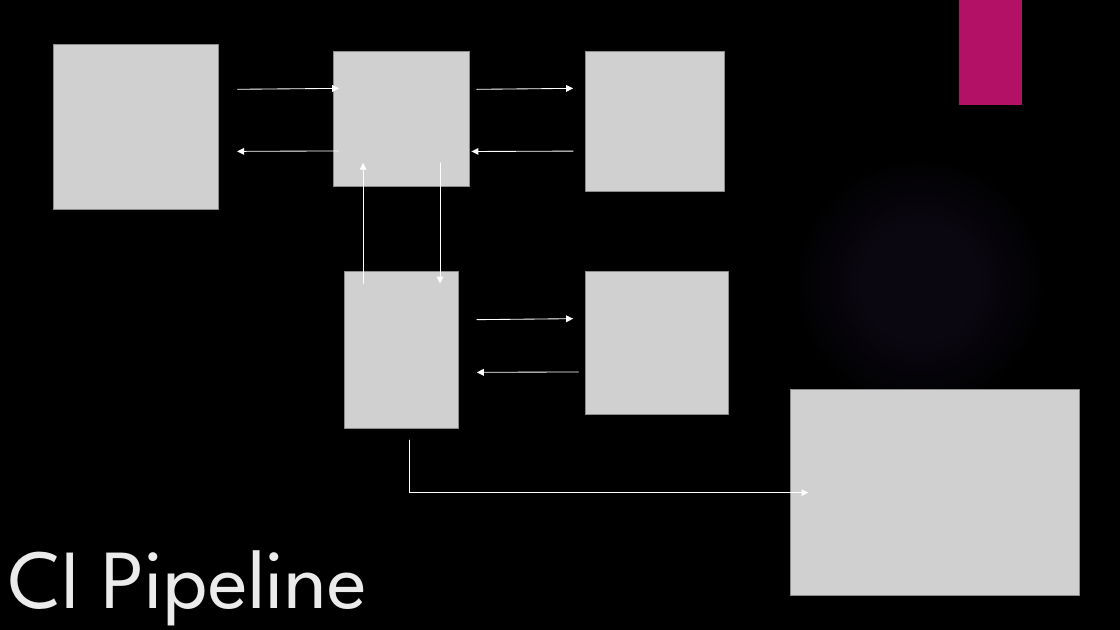
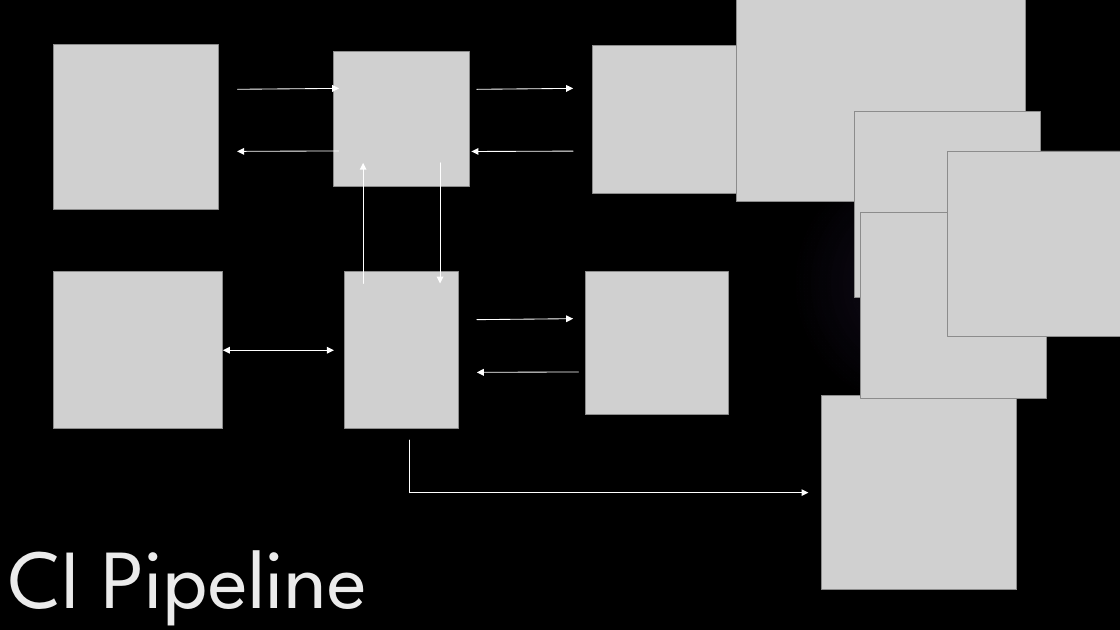
Before and after one commit to TheBartThe/assassinsGuild, a slide deck: slide 4 of Documentation/assassinsGuildPresentation.pptx (slide 3 before the commit). Drawn at 1120x630 pixels with LibreOffice and Linux fonts; fonts in the diff are those of the drawing; grey boxes stand for pictures; background and template pictures are left out. Boxes give left, top, right and bottom in pixels: in the first picture for what was removed or moved away, otherwise in the second. Text is boxed around its words. In the diff, an @@ line names an element or a change of style, - is before the commit and + after.

```diff
--- a/Documentation/assassinsGuildPresentation.pptx
+++ b/Documentation/assassinsGuildPresentation.pptx
@@ picture: place and size @@
-picture at (791,390,1080,596)
+picture at (737,0,1026,202)
@@ picture: place and size @@
-picture at (586,51,725,191)
+picture at (592,45,737,193)
@@ picture added at (854,112,1040,297) @@
@@ picture added at (948,151,1120,337) @@
@@ picture added at (861,213,1047,398) @@
@@ picture added at (54,272,223,429) @@
@@ double arrow added from (223, 350) to (334, 350), #FFFFFF 0.75 pt @@
@@ picture added at (822,396,1017,591) @@
```
Also in this commit, not shown: 2 slides added, 1 slide removed, 4 other files.
